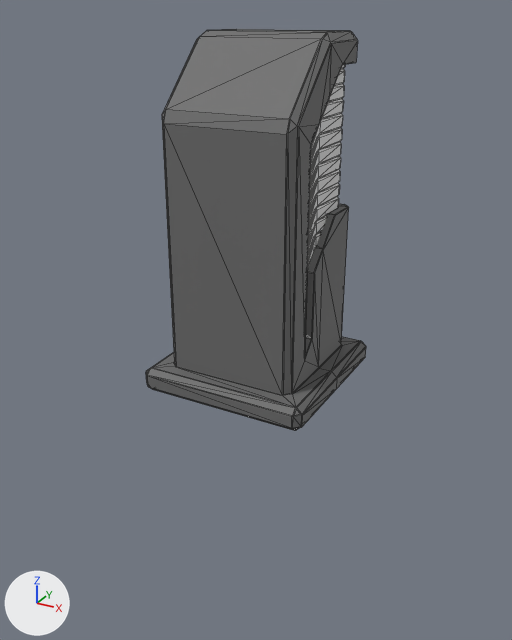
The glTF model Models/Racetrack/Islands01/Buildings/Tower01.gltf, before and after one commit.
One viewpoint serves both versions: a 50 mm lens placed at (4.75, -8.77, 5.28), pointed at (-0.1, 0.05, 0.87). Every picture has the same lights, and +X, +Y and +Z are marked at lower left. Mesh edges are drawn as thin lines. Vertices at the same position are counted once.

The first picture shows 'Tower', 'Windows'.
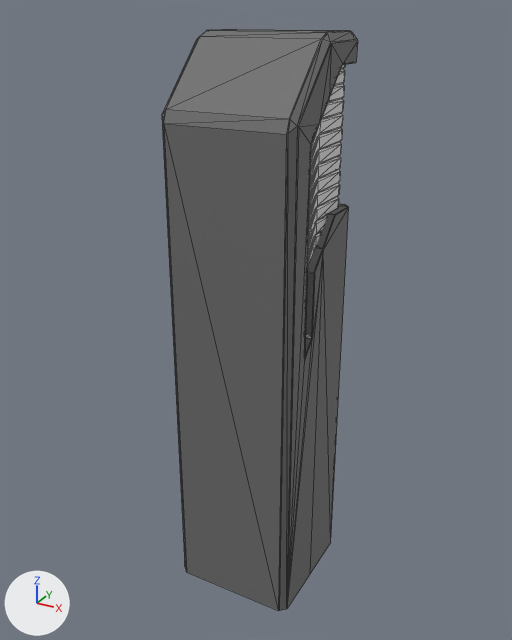
Where the change shows, as pixel boxes [x1, y1, x2, y2] in the pictures (512 x 640 px):
'Tower', reshaped (11% narrower, 45% taller): before [146, 29, 366, 430]; after [162, 29, 358, 611]
part 1 of me_cube_001, cut back: before [146, 127, 366, 430]; after [162, 127, 345, 611]

The change, as a list of edits to the scene's bpy script:
```text
Change me_cube_001:
    used by ob_tower; location = (0.0, 0.0, 0.0)
    remove me_cube_001.from_pydata(...)  # 270 vertices, 536 faces; spans x -1.31..1.31, y -1.31..1.31, z -0.03..5.0
    add me_cube_001.from_pydata(...)  # 142 vertices, 264 faces; spans x -1.0..1.0, y -1.0..1.0, z -3.67..5.0
    me_cube_001 part 1
    146 vertices are removed from x -1.31..1.31, y -1.31..1.31, z -0.03..0.34
    316 faces are deleted
    10 vertices are added at x -1.0..1.0, y -1.0..0.0, z -3.67
    8 new vertices lie (0.0, 0.0, -6.26) away from vertices in x -1.0..1.0, y 0.89..1.0, z 2.59
    44 new faces join them
```
